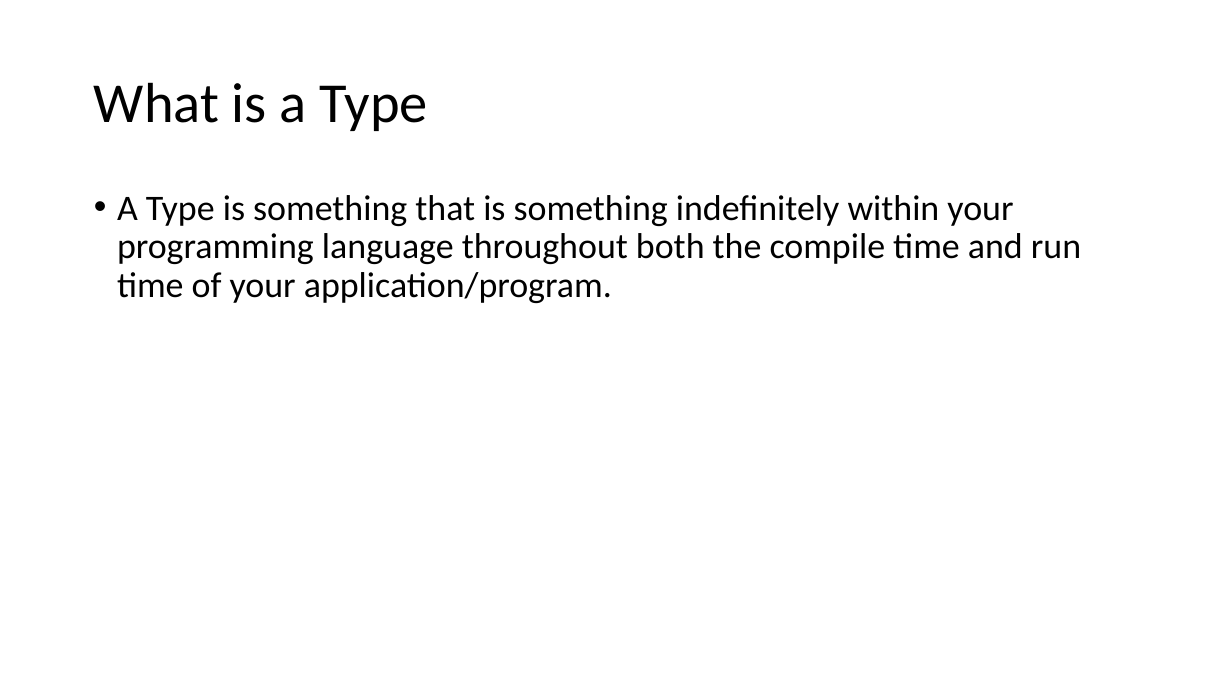
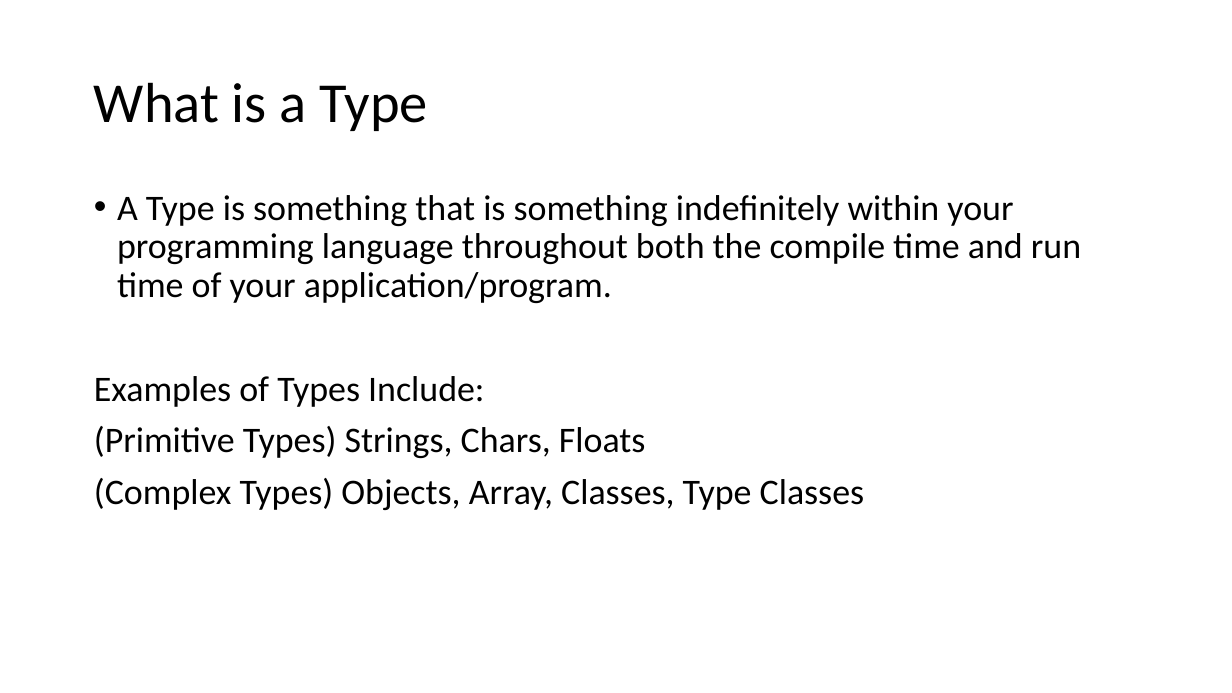
Before and after one commit to seanwestfall/algorithm_w_presentation, a slide deck: slide 5 of Presentation1.pptx (slide 4 before the commit). Drawn at 1232x693 pixels with LibreOffice and Linux fonts; fonts in the diff are those of the drawing. Boxes give left, top, right and bottom in pixels: in the first picture for what was removed or moved away, otherwise in the second. Text is boxed around its words. In the diff, an @@ line names an element or a change of style, - is before the commit and + after.

```diff
--- a/Presentation1.pptx
+++ b/Presentation1.pptx
@@ text at (94,376,865,510): paragraphs added @@
+Examples of Types Include:
+(Primitive Types) Strings, Chars, Floats
+(Complex Types) Objects, Array, Classes, Type Classes
```
Also in this commit, not shown: 4 other slides changed, 2 slides added, 3 other files.
